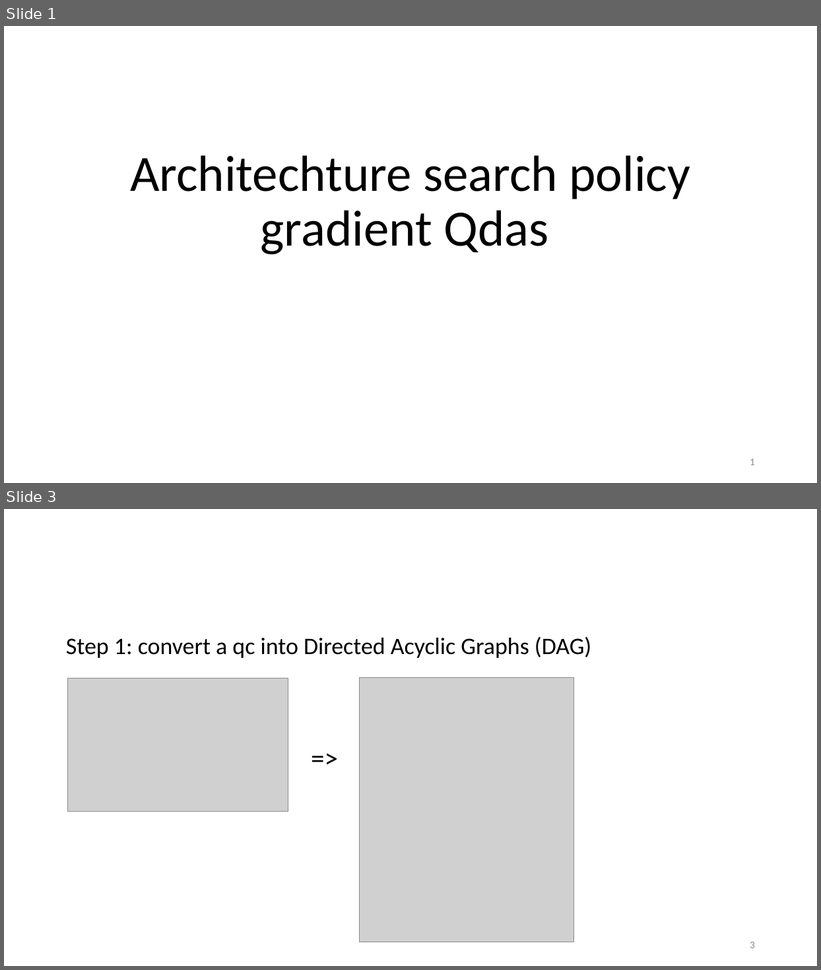
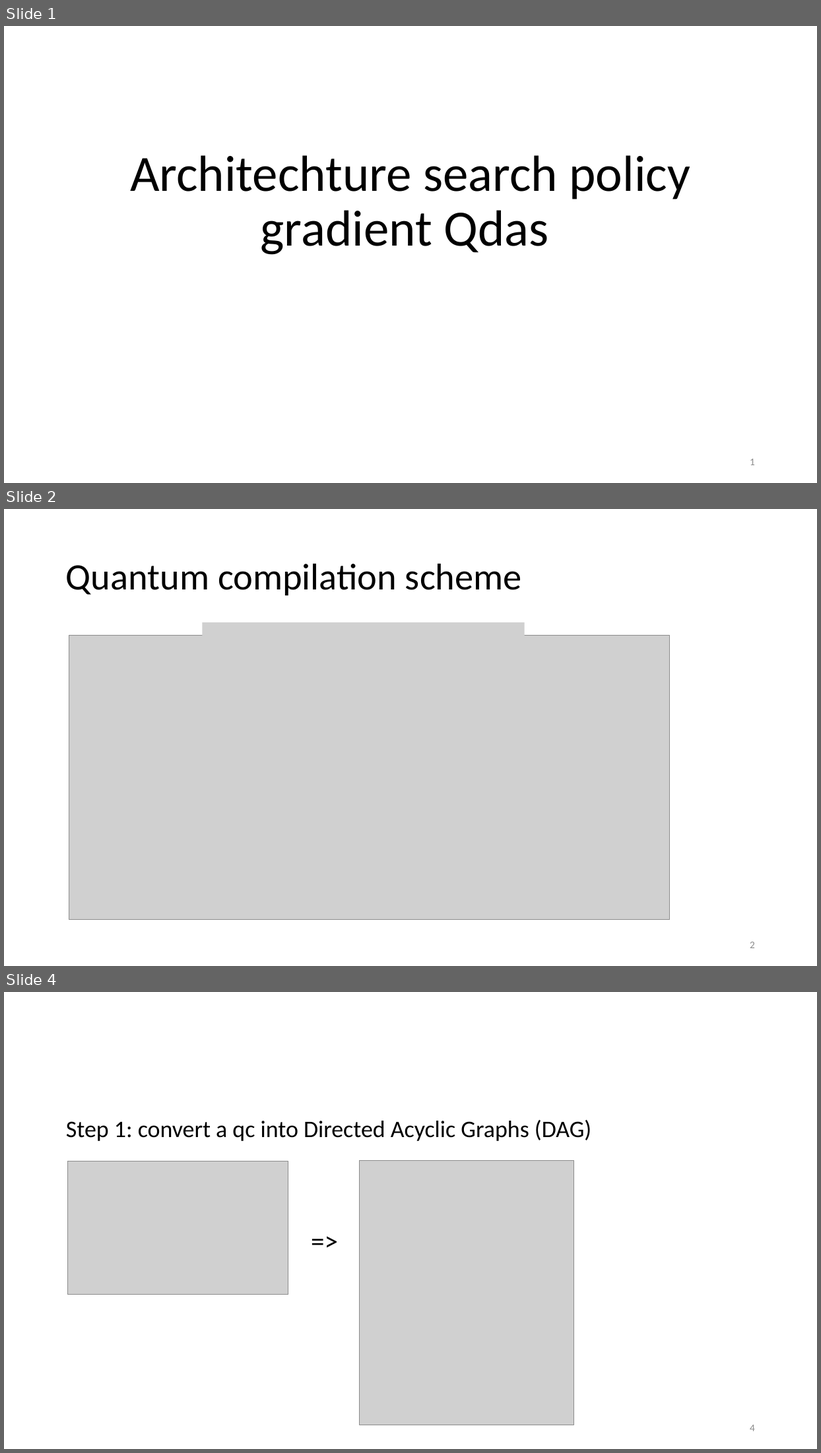
Before and after one commit to vutuanhai237/UC-VQA, a slide deck: docs/Qdart.pptx. Shown one above the other, each under a label of ours: slides 1 and 3 before the commit, slides 1, 2 and 4 after it; the slides between them are not shown. The pictures are 821x970 and 821x1453 pixels, drawn with LibreOffice and Linux fonts; fonts in the diff are those of the drawing; grey boxes stand for pictures. Boxes give left, top, right and bottom in pixels: in the first picture for what was removed or moved away, otherwise in the second. Text is boxed around its words. In the diff, an @@ line names an element or a change of style, - is before the commit and + after.

```diff
--- a/docs/Qdart.pptx
+++ b/docs/Qdart.pptx
@@ slide 2 added at <box>4,509,817,966</box>, background #FFFFFF @@
@@ title added at <box>66,563,522,595</box>, 44 pt, text #000000 @@
+Quantum compilation scheme
@@ picture added at <box>202,623,525,648</box> @@
@@ picture added at <box>69,635,670,920</box> @@
@@ page number added at <box>750,942,755,949</box>, 12 pt, text #8C8C8C @@
+2
@@ what was slide 3 is now slide 4 @@
@@ page number at <box>750,1425,755,1432</box>: text changed @@
-3
+4
```
Also in this commit, not shown: 3 slides changed, 17 other files.
